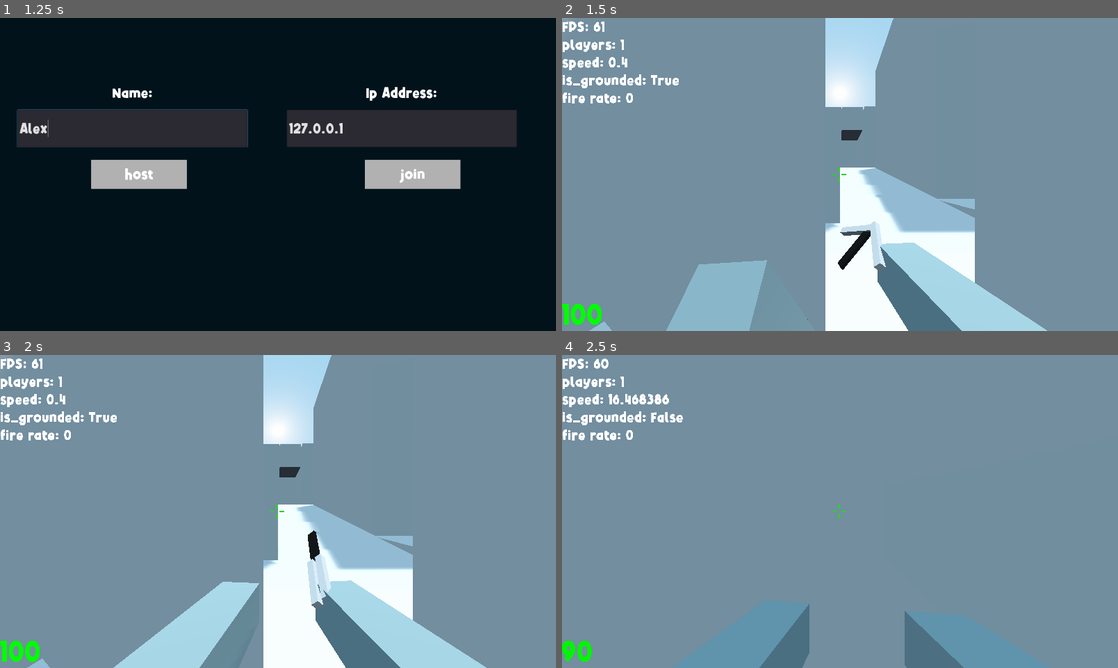
Above: before the commit, frames 1-4 (two rows, left to right).
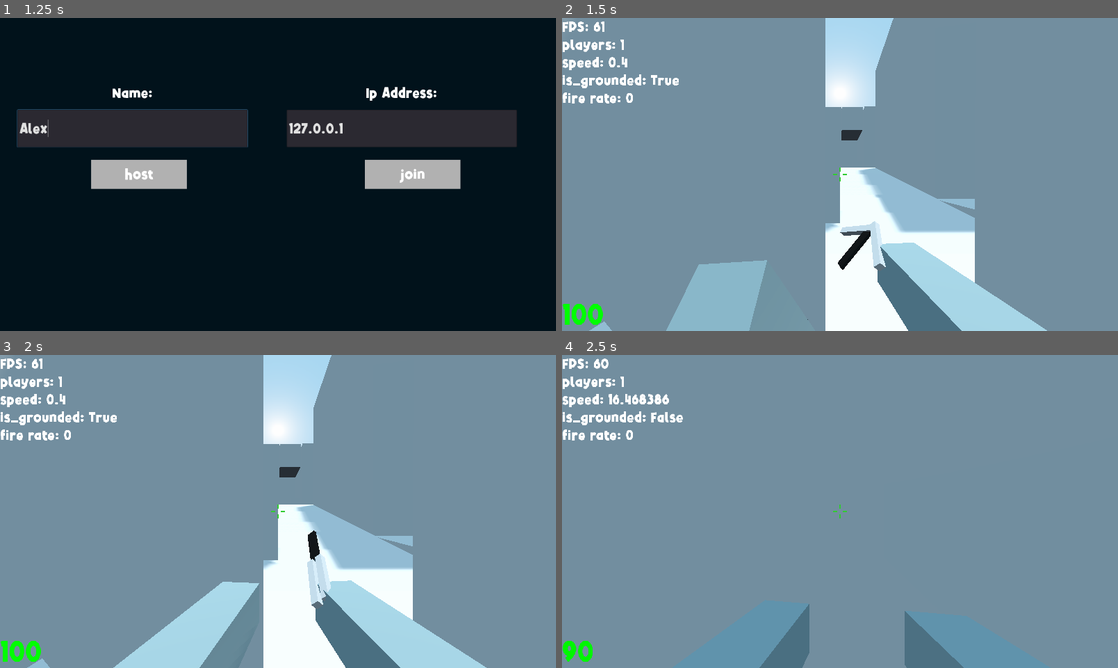
Above: after the commit, the same moments.

Repository: miklaskarjalainen/Togmen
Game: Godot game, scene res://source/scenes/title_screen.tscn
The game is run twice, just before and just after one commit, with the same random seed, the same clock (stepped at 60 frames per second) and the same inputs. Sound files missing from this copy of the repository are replaced by a short silence.
Inputs (mouse positions are in pixels of both pictures, inside the frame that each line leads up to):
- Up to frame 1 (1.25 s): click (133, 127) at 0.52 s; type "Alex" at 0.6 s
- Up to frame 2 (1.5 s): click "host" at 1.25 s
- Up to frame 3 (2 s): no input
- Up to frame 4 (2.5 s): move the mouse to (867, 511) at 2.02 s; hold W (forwards) from 2.03 s (still down); tap G (hurt) at 2.1 s; tap Space (jump) at 2.27 s

Frame 1 is identical in both runs. In frame 2, 0.1% of the frame differs, in the area x 0-52%, y 3-98%; in frame 3, 0.1%; in frame 4, 0.1%.

Commit message:
gui rework, improvements

Diff:
--- a/assets/weapons/weapon.gd
+++ b/assets/weapons/weapon.gd
@@ -5,7 +5,7 @@
 
 export(int, 0, 250, 1)       var base_damage    = 14
 export(int, 0, 300, 1)       var max_ammo       = 30 # 0 = unlimited
-export(int, 0, 32, 1)        var damage_falloff = 0  # per 1 unit
+export(float, 0, 0.5, 0.01)  var damage_falloff = 0.0  # per 1 unit
 export(float, 0, 1.2, 0.02)  var base_recoil    = 0.10
 export(float, 0, 1.0, 0.02)  var inaccuracy     = 0.10
 export(float, 0.01, 2, 0.01) var fire_rate      = 0.14  # seconds
@@ -122,7 +122,7 @@
 func get_damage(var tar_range := 0) -> int:
 	if tar_range >= max_range:
 		return 0
-	return base_damage
+	return int(base_damage - (tar_range * damage_falloff))
 
 func get_max_range() -> int:
 	return max_range
--- a/project.godot
+++ b/project.godot
@@ -35,6 +35,7 @@
 Net="*res://source/singleton/net.gd"
 Debug="*res://source/singleton/debug.tscn"
 GameSettings="*res://source/singleton/gamesettings.gd"
+Gui="*res://source/singleton/gui.tscn"
 
 [display]
 
--- a/source/entities/actors/hand.gd
+++ b/source/entities/actors/hand.gd
@@ -2,11 +2,9 @@
 
 # Todo: add swing
 export  var raycast_path:NodePath
-export  var gui_path:NodePath
 
 onready var player  = get_parent().get_parent()
 onready var raycast = get_node(raycast_path)
-onready var gui     = get_node(gui_path)
 onready var bullet_impact  = preload("res://source/particles/bullet_impact.tscn")
 onready var blood_particle = preload("res://source/particles/blood_particle.tscn")
 
@@ -56,15 +54,23 @@
 	if !raycast.is_colliding():
 		return
 	var target = raycast.get_collider()
+
+	var bullet_distance = (raycast.global_transform.origin - raycast.get_collision_point()).length()
+	var bullet_damage   = get_weapon().get_damage(bullet_distance)
+	print("Bullet travel distance: ", bullet_distance)
+	print("Would be damage: ", bullet_damage)
+
 	# We hit the player?
 	if not target is Actor:
 		# Creates a bullet impact
 		create_bullet_impact(raycast.get_collision_point())
 		return
-	create_blood()
 
-	gui.hitmark_play()      # Gives feed back to the player
-	target.rpc_id(int(target.name), "_damage", get_weapon().get_damage(), get_weapon().name)
+	# Feed back #
+	create_blood(raycast.get_collision_point())
+	Gui.hitmark_play()      # Gives feed back to the player
+
+	target.rpc_id(int(target.name), "_damage", bullet_damage, get_weapon().name)
 
 puppet func create_bullet_impact(_location:Vector3):
 	if is_network_master():
@@ -76,14 +82,14 @@
 	instance.translation = _location
 	instance.look_at(player.transform.origin, Vector3.UP)
 
-puppet func create_blood():
+puppet func create_blood(_location:Vector3):
 	if is_network_master():
-		rpc_unreliable("create_blood")
+		rpc_unreliable("create_blood", _location)
 
 	var instance = blood_particle.instance()
 	add_child(instance)
 	instance.set_as_toplevel(true)
-	instance.translation = player.transform.origin
+	instance.translation = _location
 
 puppet func _switch_weapon(web:int):
 	# Same weapon
--- a/source/entities/actors/player.gd
+++ b/source/entities/actors/player.gd
@@ -4,15 +4,17 @@
 const GRAVITY      = 24
 
 onready var camera  := $camera_lock/camera
-onready var gui     := $ui/gui/
+
 var peer_name       := ""
 var motion          := Vector3()
 var move_speed      := 15.0 # default if couldn't get one from a weapon
+var killstreak      := 0
 
 func _ready():
 	if is_network_master():
 		$body.visible = false
 		peer_name = Net.master_name
+		Gui.set_player(self)
 
 func _physics_process(delta:float):
 	if is_network_master(): # This is in player's control
@@ -24,8 +26,9 @@
 		if Input.is_action_just_pressed("suicide"):
 			_respawn()
 		if Input.is_action_just_pressed("hurt"):
-			_damage(10, "suicide")
+			health -= 10
 		if health <= 0:
+			Gui.killed_by("", "suicide")
 			_respawn()
 
 func _do_player_movement(delta:float):
@@ -60,10 +63,13 @@
 func _respawn():
 	# Full heal
 	health = 100
+
 	# Reload all guns
 	for gun in $camera_lock/hand.get_children():
 		if gun is Weapon: # There're also particles :/
 			gun.reload(true)
+	killstreak = 0
+
 	# Respawn
 	global_transform = get_parent().get_spawn()
 
@@ -86,18 +92,38 @@
 		return
 	$body.material.albedo_color = _color
 
+puppet func _update_killstreak(_count:int):
+	if _count >= 5:
+		if is_network_master():
+			rpc("_update_killstreak", _count)
+		Gui.show_killstreak(peer_name, _count)
+
+puppet func _ended_killstreak(_ender:String, _count:int):
+	if _count >= 5:
+		if is_network_master():
+			rpc("_ended_killstreak", _ender, _count)
+		Gui.ended_killstreak(_ender, peer_name, _count)
+
 master func _damage(dmg:int, var web_name := ""):
 	var by_who := get_tree().get_rpc_sender_id()
+
 	health -= dmg
 	print("damaged: %s, by: %s" % [dmg, by_who])
 
 	if health <= 0:
-		gui.killed_by(get_peer_name(by_who), web_name)
+		var killer_name = get_peer_name(by_who)
+
+		Gui.killed_by(killer_name, web_name)
 		get_peer(by_who).rpc_id(by_who, "_eliminated_peer", get_unique_id(), web_name)
+		_ended_killstreak(killer_name, killstreak)
+		_respawn()
 
 # this player eliminated the gived peer
 master func _eliminated_peer(id:int, var web_name := ""):
-	gui.eliminated(get_peer_name(id), web_name)
+	killstreak += 1
+	_update_killstreak(killstreak)
+
+	Gui.eliminated(get_peer_name(id), web_name)
 
 # Getters / Setters #
 func get_peer(id:int):
--- a/source/entities/actors/player.tscn
+++ b/source/entities/actors/player.tscn
@@ -1,10 +1,8 @@
-[gd_scene load_steps=14 format=2]
+[gd_scene load_steps=12 format=2]
 
 [ext_resource path="res://source/entities/actors/player.gd" type="Script" id=1]
 [ext_resource path="res://source/entities/actors/camera.gd" type="Script" id=2]
 [ext_resource path="res://assets/weapons/deagle/Deagle.tscn" type="PackedScene" id=3]
-[ext_resource path="res://source/ui/ui.gd" type="Script" id=4]
-[ext_resource path="res://source/ui/gui.tscn" type="PackedScene" id=5]
 [ext_resource path="res://assets/weapons/knife/Knife.tscn" type="PackedScene" id=6]
 [ext_resource path="res://assets/weapons/ak-47/AK-47.tscn" type="PackedScene" id=7]
 [ext_resource path="res://source/entities/actors/hand.gd" type="Script" id=8]
@@ -46,7 +44,6 @@
 "_editor_description_": "Handles gun switchiing"
 }
 raycast_path = NodePath("../shoot_ray")
-gui_path = NodePath("../../ui/gui")
 
 [node name="Knife" parent="camera_lock/hand" instance=ExtResource( 6 )]
 transform = Transform( 3, 0, 0, 0, 3, 0, 0, 0, 3, 0, 0, 0 )
@@ -66,6 +63,7 @@
 script = ExtResource( 9 )
 base_damage = 43
 max_ammo = 7
+damage_falloff = 0.2
 base_recoil = 0.5
 inaccuracy = 0.12
 fire_rate = 0.4
@@ -74,7 +72,9 @@
 [node name="AK-47" parent="camera_lock/hand" instance=ExtResource( 7 )]
 transform = Transform( 3, 0, 0, 0, 3, 0, 0, 0, 3, 0, 0, 0 )
 visible = false
-base_damage = 14
+base_damage = 28
+damage_falloff = 0.05
+base_recoil = 0.2
 inaccuracy = 0.2
 fire_rate = 0.15
 is_auto = true
@@ -86,6 +86,7 @@
 script = ExtResource( 9 )
 base_damage = 115
 max_ammo = 5
+damage_falloff = 0.12
 base_recoil = 0.8
 inaccuracy = 0.0
 fire_rate = 0.9
@@ -99,11 +100,3 @@
 
 [node name="coll" type="CollisionShape" parent="."]
 shape = SubResource( 3 )
-
-[node name="ui" type="CanvasLayer" parent="."]
-script = ExtResource( 4 )
-
-[node name="gui" parent="ui" instance=ExtResource( 5 )]
-margin_left = -2.0
-margin_right = -2.0
-actor_path = NodePath("../..")
--- a/source/singleton/debug.gd
+++ b/source/singleton/debug.gd
@@ -7,10 +7,10 @@
 func _physics_process(_delta:float) -> void:
 	if Input.is_action_just_pressed("toggle_debug"):
 		visible = not visible
-	_clear()
 	if !visible:
 		return
 
+	_clear()
 	add_line("FPS", Engine.get_frames_per_second())
 
 	# Print IPs # prob should cache these?
@@ -25,6 +25,8 @@
 		add_line("Peer ID", get_tree().get_network_unique_id())
 
 func add_line(var_name:String, variable):
+	if !visible:
+		return
 	text += "%s: %s\n" % [var_name, variable]
 
 func _clear():
--- a/source/ui/gui.gd
+++ b/source/singleton/gui.gd
@@ -1,40 +1,47 @@
 extends Control
 
-export  var actor_path      :NodePath
 
 export  var health_color_r:Curve
 export  var health_color_g:Curve
 
-onready var actor_node      := get_node(actor_path)
-onready var elimination     := get_node("elimination")
+onready var elimination    := get_node("elimination")
+onready var killstreak     := get_node("killstreak")
+var player = null
 
 func _ready():
-	if !actor_node.is_network_master():
-		queue_free()
 	$hitmark.modulate.a = 0
 
 func _physics_process(_delta:float):
+	if player == null:
+		return
+
 	_update_health()
 	_update_ammo()
 	_update_crosshair()
 
 # Methods #
 
+func set_player(_player):
+	player = _player
+
 func hitmark_play():
 	$hitmark/anim.play("hit")
 	$hitmark/sfx.play()
 
-func show_killstreak(peer_name:String, killstreak:int):
-	$killstreak.show_killstreak(peer_name, killstreak)
+func ended_killstreak(ender_name:String, killreaker_name:String, _killstreak:int):
+	killstreak.ended_killstreak(ender_name, killreaker_name, _killstreak)
+
+func show_killstreak(peer_name:String, peer_streak:int):
+	killstreak.show_killstreak(peer_name, peer_streak)
 
 func eliminated(peer_name:String, web_name:String):
-	$elimination.eliminated(peer_name, web_name)
+	elimination.eliminated(peer_name, web_name)
 
 func killed_by(peer_name:String, web_name:String):
-	$elimination.killed_by(peer_name, web_name)
+	elimination.killed_by(peer_name, web_name)
 
 func _update_health():
-	var health := actor_node.health as int
+	var health:int = player.health
 	var text_color := Color(0,0,0,1)
 	text_color.r = health_color_r.interpolate(health/100.0)
 	text_color.g = health_color_g.interpolate(health/100.0)
@@ -42,7 +49,7 @@
 	$health.text = str(health)
 
 func _update_ammo():
-	var cur_weapon = actor_node.get_hand().get_weapon()
+	var cur_weapon = player.get_hand().get_weapon()
 	if cur_weapon.get_max_ammo() != 0:
 		$ammo.text = str(cur_weapon.get_cur_ammo())
 	else:
--- a/source/ui/gui.tscn
+++ b/source/singleton/gui.tscn
@@ -1,10 +1,10 @@
 [gd_scene load_steps=13 format=2]
 
-[ext_resource path="res://source/ui/gui.gd" type="Script" id=1]
+[ext_resource path="res://assets/sfx/hitmark.ogg" type="AudioStream" id=1]
 [ext_resource path="res://assets/theme/Alphakind_large.tres" type="DynamicFont" id=2]
-[ext_resource path="res://assets/sfx/hitmark.ogg" type="AudioStream" id=3]
-[ext_resource path="res://source/ui/elimination.gd" type="Script" id=4]
-[ext_resource path="res://source/ui/killstreak.gd" type="Script" id=5]
+[ext_resource path="res://source/ui/elimination.gd" type="Script" id=3]
+[ext_resource path="res://source/ui/killstreak.gd" type="Script" id=4]
+[ext_resource path="res://source/singleton/gui.gd" type="Script" id=5]
 
 [sub_resource type="Curve" id=1]
 _data = [ Vector2( 0, 1 ), 0.0, -4.27972, 0, 0, Vector2( 0.633333, 0 ), 0.038961, 0.0, 0, 0 ]
@@ -29,7 +29,7 @@
 "values": [ Color( 1, 1, 1, 0.352941 ), Color( 1, 1, 1, 0 ) ]
 }
 
-[sub_resource type="Animation" id=6]
+[sub_resource type="Animation" id=4]
 resource_name = "hide"
 tracks/0/type = "value"
 tracks/0/path = NodePath(".:modulate")
@@ -38,13 +38,13 @@
 tracks/0/imported = false
 tracks/0/enabled = true
 tracks/0/keys = {
-"times": PoolRealArray( 0.7, 0.9 ),
+"times": PoolRealArray( 0.7, 1 ),
 "transitions": PoolRealArray( 1, 1 ),
 "update": 0,
 "values": [ Color( 1, 1, 1, 1 ), Color( 1, 1, 1, 0 ) ]
 }
 
-[sub_resource type="Animation" id=7]
+[sub_resource type="Animation" id=5]
 resource_name = "show"
 tracks/0/type = "value"
 tracks/0/path = NodePath("../killstreak:rect_scale")
@@ -71,10 +71,9 @@
 "values": [ Color( 1, 1, 1, 0 ), Color( 1, 1, 1, 1 ) ]
 }
 
-[sub_resource type="Animation" id=4]
-resource_name = "hide"
-tracks/0/type = "value"
-tracks/0/path = NodePath(".:self_modulate")
+[sub_resource type="Animation" id=6]
+tracks/0/type = "value"
+tracks/0/path = NodePath(".:modulate")
 tracks/0/interp = 1
 tracks/0/loop_wrap = true
 tracks/0/imported = false
@@ -86,8 +85,7 @@
 "values": [ Color( 1, 1, 1, 1 ), Color( 1, 1, 1, 0 ) ]
 }
 
-[sub_resource type="Animation" id=5]
-resource_name = "show"
+[sub_resource type="Animation" id=7]
 length = 3.0
 tracks/0/type = "value"
 tracks/0/path = NodePath(".:rect_scale")
@@ -118,7 +116,7 @@
 anchor_right = 1.0
 anchor_bottom = 1.0
 rect_pivot_offset = Vector2( -134, 366 )
-script = ExtResource( 1 )
+script = ExtResource( 5 )
 __meta__ = {
 "_edit_use_anchors_": false
 }
@@ -288,9 +286,10 @@
 anims/hit = SubResource( 3 )
 
 [node name="sfx" type="AudioStreamPlayer" parent="hitmark"]
-stream = ExtResource( 3 )
+stream = ExtResource( 1 )
 
 [node name="killstreak" type="Label" parent="."]
+modulate = Color( 1, 1, 1, 0 )
 anchor_left = 0.5
 anchor_top = 0.5
 anchor_right = 0.5
@@ -303,18 +302,16 @@
 text = "ProJonyz has a 10 KILLSTREAK!"
 align = 1
 valign = 1
-script = ExtResource( 5 )
+script = ExtResource( 4 )
 __meta__ = {
 "_edit_use_anchors_": false
 }
 
 [node name="anim" type="AnimationPlayer" parent="killstreak"]
-anims/hide = SubResource( 6 )
-anims/show = SubResource( 7 )
+anims/hide = SubResource( 4 )
+anims/show = SubResource( 5 )
 
 [node name="elimination" type="Label" parent="."]
-modulate = Color( 1, 1, 1, 0 )
-self_modulate = Color( 1, 1, 1, 0 )
 anchor_left = 0.5
 anchor_top = 0.5
 anchor_right = 0.5
@@ -323,19 +320,20 @@
 margin_top = -310.0
 margin_right = 512.0
 margin_bottom = -6.0
+rect_scale = Vector2( 2, 2 )
 rect_pivot_offset = Vector2( 512, 152 )
 custom_fonts/font = ExtResource( 2 )
 text = "THIS IS A DEFAULT MESSAGE"
 align = 1
 valign = 1
-script = ExtResource( 4 )
+script = ExtResource( 3 )
 __meta__ = {
 "_edit_use_anchors_": false
 }
 
 [node name="anim" type="AnimationPlayer" parent="elimination"]
-anims/hide = SubResource( 4 )
-anims/show = SubResource( 5 )
+anims/hide = SubResource( 6 )
+anims/show = SubResource( 7 )
 
 [connection signal="finished" from="hitmark/sfx" to="." method="_on_sfx_finished"]
 [connection signal="animation_finished" from="killstreak/anim" to="killstreak" method="_on_animation_finished"]
--- a/source/ui/elimination.gd
+++ b/source/ui/elimination.gd
@@ -39,7 +39,7 @@
 		"sniper":
 			message = "%s PWNED YOU" % peer_name
 		"suicide":
-			message = "You took THE L!" % peer_name
+			message = "You took THE L!"
 		_:
 			message = "%s KILLED YOU!" % peer_name
 	text = message
--- a/source/ui/killstreak.gd
+++ b/source/ui/killstreak.gd
@@ -4,6 +4,14 @@
 
 func _ready():
 	modulate.a = 0
+
+func ended_killstreak(ender_name:String, killreaker_name:String, killstreak:int):
+	var message := ""
+	message = "%s ENDED %s's %s KILLSTREAK!" % [ender_name, killreaker_name, killstreak]
+	text = message
+
+	anim.stop(true)
+	anim.play("show")
 
 func show_killstreak(peer_name:String, killstreak:int):
 	var message := ""
--- a/source/ui/ui.gd
+++ /dev/null
@@ -1,7 +0,0 @@
-extends CanvasLayer
-
-onready var player := get_node("../..")
-
-func _ready():
-	if !player.is_network_master():
-		queue_free()
